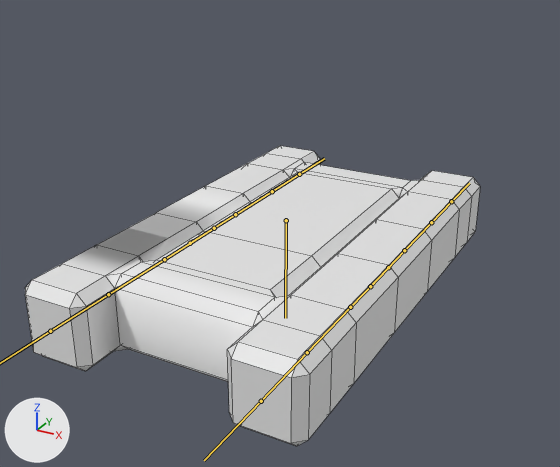
An edit to the FBX model Space Rescue/Assets/Art/Models/Companions/Chasis.fbx, drawn before and after from the same camera.
Camera for both pictures: a camera (50 mm lens) standing at (8.97, -16.66, 8.92) and looking at (0.12, -0.57, 0.88). Arrows for +X, +Y and +Z are at lower left; the lights stay in place. The bones that bend it are drawn over the model as lines. Mesh edges are drawn as thin lines.

The first picture shows 'Robot chasis'.
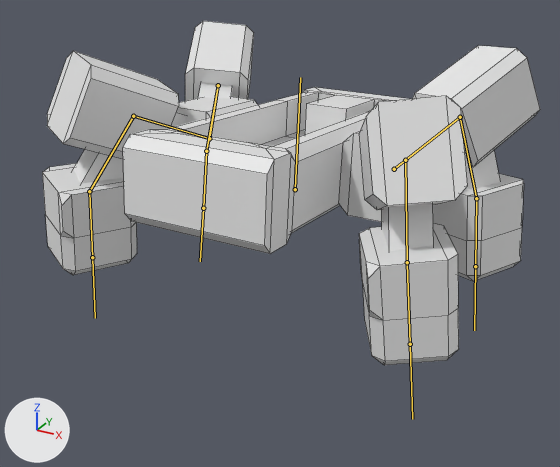
The newer file adds an action. The first version stands in its rest pose; the second is drawn at frame 4 of the action 'Chasis arma|Chasis.Recoil'.

Where the change shows, as pixel boxes (x1, y1, x2, y2) in the pictures (560 x 467 px):
```json
{"object": "Robot chasis", "change": "posed", "before": [25, 146, 480, 446], "after": [42, 21, 540, 365], "on screen": "9% wider, 15% taller"}
{"bone": "Body", "before": "(286, 220) to (285, 318)", "after": "(295, 189) to (300, 77)"}
{"bone": "Back.leg.L", "before": "(388, 267) to (350, 307)", "after": "(394, 169) to (460, 117)"}
{"bone": "Back.leg.L.001", "before": "(350, 307) to (307, 352)", "after": "(460, 117) to (476, 198)"}
{"bone": "Back.leg.L.002", "before": "(307, 352) to (261, 401)", "after": "(476, 198) to (475, 266)"}
{"bone": "Front.leg.L", "before": "(370, 286) to (404, 250)", "after": "(394, 169) to (405, 160)"}
{"bone": "Front.leg.L.001", "before": "(404, 250) to (431, 222)", "after": "(405, 160) to (407, 262)"}
{"bone": "Front.leg.L.002", "before": "(431, 222) to (451, 201)", "after": "(407, 262) to (410, 344)"}
{"bone": "Front.leg.R", "before": "(190, 243) to (235, 214)", "after": "(209, 138) to (133, 116)"}
{"bone": "Front.leg.R.001", "before": "(235, 214) to (272, 191)", "after": "(133, 116) to (89, 191)"}
{"bone": "Front.leg.R.002", "before": "(272, 191) to (299, 174)", "after": "(89, 191) to (92, 257)"}
{"bone": "Back.leg.R", "before": "(214, 228) to (164, 259)", "after": "(209, 138) to (218, 85)"}
{"bone": "Back.leg.R.001", "before": "(164, 259) to (108, 294)", "after": "(218, 85) to (206, 151)"}
{"bone": "Back.leg.R.002", "before": "(108, 294) to (50, 331)", "after": "(206, 151) to (203, 208)"}
```

Scene script edits in JSON lines:
```json
{"block": "bone_rig_object", "where": "bone_rig_object = bpy.data.objects['Chasis arma']  # the whole rig 'Chasis arma'"}
{"op": "set", "path": "bone_rig_object.location", "old": "(0.0, 0.0, 1.0)", "new": "(0.0, 0.0, 0.0)"}
{"op": "set", "path": "bone_rig_object.rotation_euler", "old": "(3.142, 0.0, 0.0)", "new": "(0.0, 0.0, 0.0)", "note": "degrees (180, 0, 0) -> degrees (0, 0, 0)"}
{"block": "bone_body", "where": "bone_body = bpy.data.objects['Chasis arma'].pose.bones['Body']"}
{"op": "set", "path": "bone_body.location", "old": "(0.0, 0.0, 0.0)", "new": "(0.0, 1.71, -0.5)"}
{"op": "set", "path": "bone_body.rotation_quaternion", "old": "(1.0, 0.0, 0.0, 0.0)", "new": "(0.999, -0.044, 0.0, 0.0)", "note": "degrees (0, 0, 0) -> degrees (-5, 0, 0)"}
{"block": "bone_back_leg_l", "where": "bone_back_leg_l = bpy.data.objects['Chasis arma'].pose.bones['Back.leg.L']  # child of 'Body'"}
{"op": "set", "path": "bone_back_leg_l.location", "old": "(0.0, 0.0, 0.0)", "new": "(0.0, 0.56, 0.0)"}
{"op": "set", "path": "bone_back_leg_l.rotation_quaternion", "old": "(1.0, 0.0, 0.0, 0.0)", "new": "(0.94, 0.23, -0.086, -0.235)", "note": "degrees (0, 0, 0) -> degrees (28, -3, -29)"}
{"block": "bone_back_leg_l_001", "where": "bone_back_leg_l_001 = bpy.data.objects['Chasis arma'].pose.bones['Back.leg.L.001']  # child of 'Back.leg.L'"}
{"op": "set", "path": "bone_back_leg_l_001.location", "old": "(0.0, 0.0, 0.0)", "new": "(0.0, 0.6, 0.0)"}
{"op": "set", "path": "bone_back_leg_l_001.rotation_quaternion", "old": "(1.0, 0.0, 0.0, 0.0)", "new": "(0.62, -0.782, -0.062, -0.012)", "note": "degrees (0, 0, 0) -> degrees (-103, -6, 5)"}
{"block": "bone_back_leg_l_002", "where": "bone_back_leg_l_002 = bpy.data.objects['Chasis arma'].pose.bones['Back.leg.L.002']  # child of 'Back.leg.L.001'"}
{"op": "set", "path": "bone_back_leg_l_002.location", "old": "(0.0, 0.0, 0.0)", "new": "(0.03, -0.11, 0.02)"}
{"op": "set", "path": "bone_back_leg_l_002.rotation_quaternion", "old": "(1.0, 0.0, 0.0, 0.0)", "new": "(0.995, -0.081, 0.024, 0.059)", "note": "degrees (0, 0, 0) -> degrees (-9, 3, 6)"}
{"block": "bone_front_leg_l", "where": "bone_front_leg_l = bpy.data.objects['Chasis arma'].pose.bones['Front.leg.L']  # child of 'Body'"}
{"op": "set", "path": "bone_front_leg_l.location", "old": "(0.0, 0.0, 0.0)", "new": "(0.0, 0.64, 0.0)"}
{"op": "set", "path": "bone_front_leg_l.rotation_quaternion", "old": "(1.0, 0.0, 0.0, 0.0)", "new": "(0.957, 0.147, 0.106, 0.227)", "note": "degrees (0, 0, 0) -> degrees (19, 8, 28)"}
{"block": "bone_front_leg_l_001", "where": "bone_front_leg_l_001 = bpy.data.objects['Chasis arma'].pose.bones['Front.leg.L.001']  # child of 'Front.leg.L'"}
{"op": "set", "path": "bone_front_leg_l_001.location", "old": "(0.0, 0.0, 0.0)", "new": "(0.0, 0.6, 0.0)"}
{"op": "set", "path": "bone_front_leg_l_001.rotation_quaternion", "old": "(1.0, 0.0, 0.0, 0.0)", "new": "(0.782, -0.62, -0.062, -0.012)", "note": "degrees (0, 0, 0) -> degrees (-77, -6, 3)"}
{"block": "bone_front_leg_l_002", "where": "bone_front_leg_l_002 = bpy.data.objects['Chasis arma'].pose.bones['Front.leg.L.002']  # child of 'Front.leg.L.001'"}
{"op": "set", "path": "bone_front_leg_l_002.location", "old": "(0.0, 0.0, 0.0)", "new": "(-0.01, 0.2, -0.15)"}
{"op": "set", "path": "bone_front_leg_l_002.rotation_quaternion", "old": "(1.0, 0.0, 0.0, 0.0)", "new": "(0.95, -0.305, 0.024, 0.059)", "note": "degrees (0, 0, 0) -> degrees (-35, 5, 6)"}
{"block": "bone_front_leg_r", "where": "bone_front_leg_r = bpy.data.objects['Chasis arma'].pose.bones['Front.leg.R']  # child of 'Body'"}
{"op": "set", "path": "bone_front_leg_r.location", "old": "(0.0, 0.0, 0.0)", "new": "(0.0, 0.64, 0.0)"}
{"op": "set", "path": "bone_front_leg_r.rotation_quaternion", "old": "(1.0, 0.0, 0.0, 0.0)", "new": "(0.954, 0.147, -0.11, -0.236)", "note": "degrees (0, 0, 0) -> degrees (20, -8, -29)"}
{"block": "bone_front_leg_r_001", "where": "bone_front_leg_r_001 = bpy.data.objects['Chasis arma'].pose.bones['Front.leg.R.001']  # child of 'Front.leg.R'"}
{"op": "set", "path": "bone_front_leg_r_001.location", "old": "(0.0, 0.0, 0.0)", "new": "(0.0, 0.6, 0.0)"}
{"op": "set", "path": "bone_front_leg_r_001.rotation_quaternion", "old": "(1.0, 0.0, 0.0, 0.0)", "new": "(0.781, -0.621, 0.064, 0.013)", "note": "degrees (0, 0, 0) -> degrees (-77, 7, -3)"}
{"block": "bone_front_leg_r_002", "where": "bone_front_leg_r_002 = bpy.data.objects['Chasis arma'].pose.bones['Front.leg.R.002']  # child of 'Front.leg.R.001'"}
{"op": "set", "path": "bone_front_leg_r_002.location", "old": "(0.0, 0.0, 0.0)", "new": "(0.01, 0.2, -0.15)"}
{"op": "set", "path": "bone_front_leg_r_002.rotation_quaternion", "old": "(1.0, 0.0, 0.0, 0.0)", "new": "(0.95, -0.304, -0.025, -0.06)", "note": "degrees (0, 0, 0) -> degrees (-35, -5, -6)"}
{"block": "bone_back_leg_r", "where": "bone_back_leg_r = bpy.data.objects['Chasis arma'].pose.bones['Back.leg.R']  # child of 'Body'"}
{"op": "set", "path": "bone_back_leg_r.location", "old": "(0.0, 0.0, 0.0)", "new": "(0.0, 0.56, 0.0)"}
{"op": "set", "path": "bone_back_leg_r.rotation_quaternion", "old": "(1.0, 0.0, 0.0, 0.0)", "new": "(0.94, 0.23, 0.086, 0.235)", "note": "degrees (0, 0, 0) -> degrees (28, 3, 29)"}
{"block": "bone_back_leg_r_001", "where": "bone_back_leg_r_001 = bpy.data.objects['Chasis arma'].pose.bones['Back.leg.R.001']  # child of 'Back.leg.R'"}
{"op": "set", "path": "bone_back_leg_r_001.location", "old": "(0.0, 0.0, 0.0)", "new": "(0.0, 0.6, 0.0)"}
{"op": "set", "path": "bone_back_leg_r_001.rotation_quaternion", "old": "(1.0, 0.0, 0.0, 0.0)", "new": "(0.62, -0.782, 0.062, 0.012)", "note": "degrees (0, 0, 0) -> degrees (-103, 6, -5)"}
{"block": "bone_back_leg_r_002", "where": "bone_back_leg_r_002 = bpy.data.objects['Chasis arma'].pose.bones['Back.leg.R.002']  # child of 'Back.leg.R.001'"}
{"op": "set", "path": "bone_back_leg_r_002.location", "old": "(0.0, 0.0, 0.0)", "new": "(-0.03, -0.11, 0.02)"}
{"op": "set", "path": "bone_back_leg_r_002.rotation_quaternion", "old": "(1.0, 0.0, 0.0, 0.0)", "new": "(0.995, -0.081, -0.024, -0.059)", "note": "degrees (0, 0, 0) -> degrees (-9, -3, -6)"}
```
